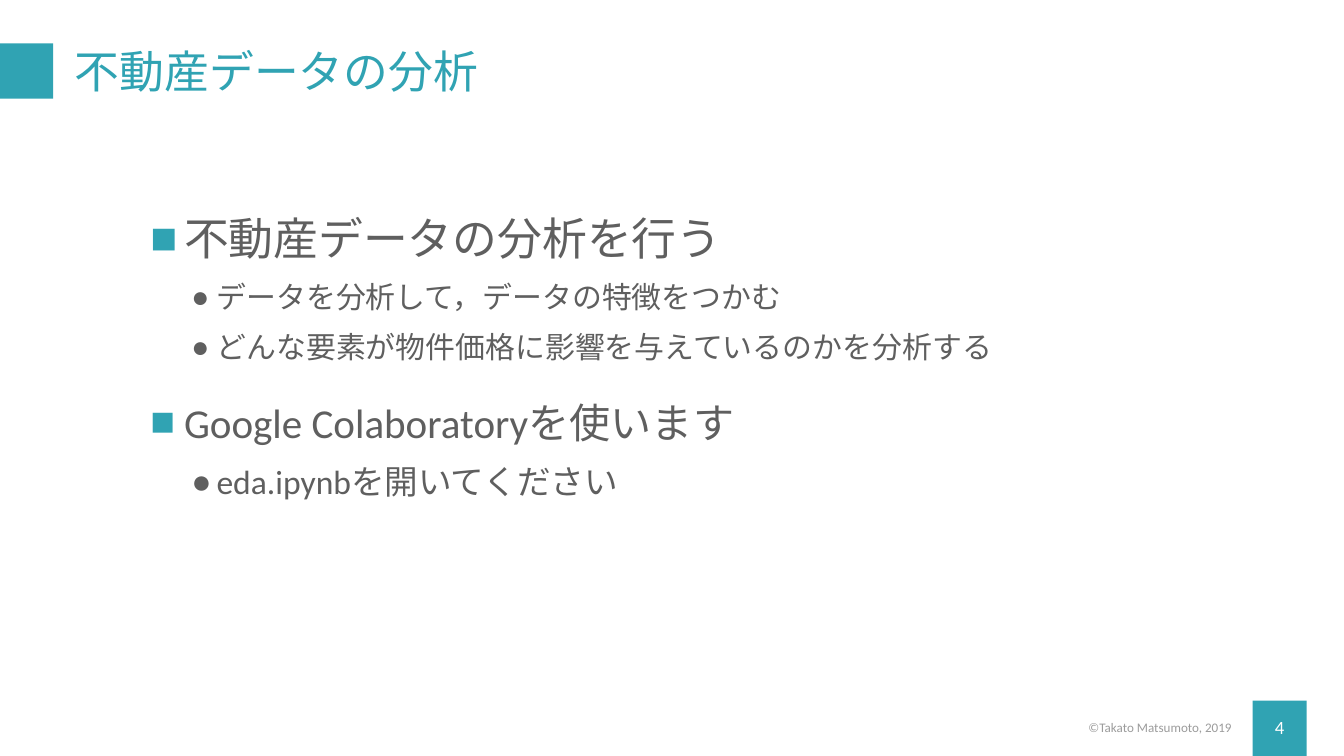
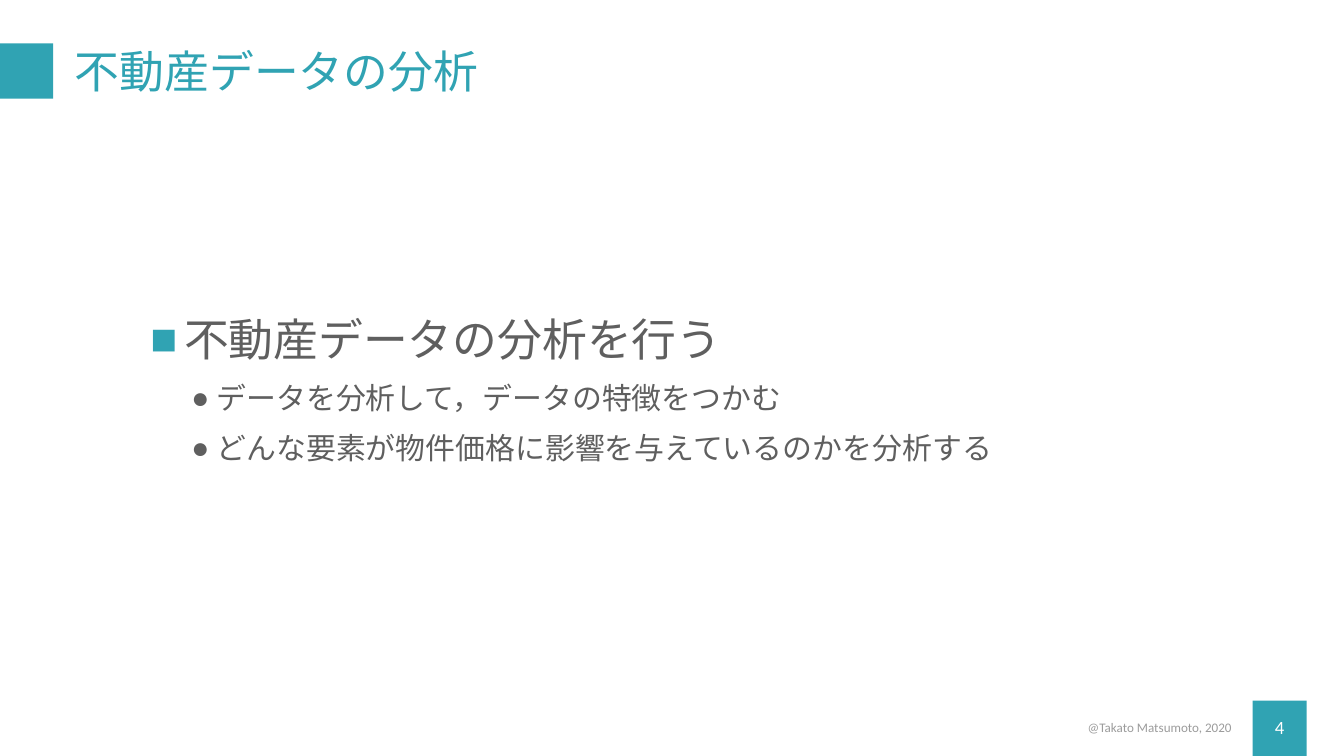
Before and after one commit to TakatoMatsumoto/data_policy_studies, a slide deck: slide 4 of chapter_1/pptx/2_practice.pptx. Drawn at 1344x756 pixels with LibreOffice and Linux fonts; fonts in the diff are those of the drawing. Boxes give left, top, right and bottom in pixels: in the first picture for what was removed or moved away, otherwise in the second. Text is boxed around its words. In the diff, an @@ line names an element or a change of style, - is before the commit and + after.

```diff
--- a/chapter_1/pptx/2_practice.pptx
+++ b/chapter_1/pptx/2_practice.pptx
@@ text at [184,404,734,500]: paragraphs removed @@
-■ Google Colaboratoryを使います
-  ● eda.ipynbを開いてください
@@ text at [1088,723,1231,734]: text changed @@
-©︎Takato Matsumoto, 2019
+@Takato Matsumoto, 2020
```
Also in this commit, not shown: 12 other slides changed, 1 slide added, 2 slides removed, 45 other files.
